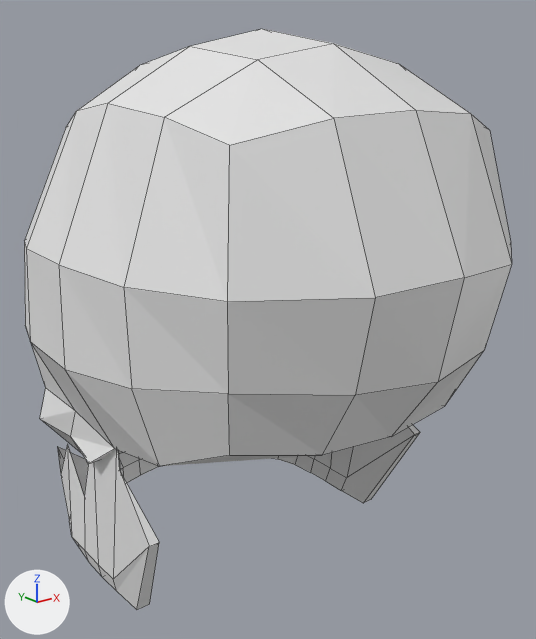
Before and after pictures for a commit that changed the Blender file art/models/characters/player_skull/player_skull.blend.
One viewpoint serves both versions: a 50 mm lens placed at (-0.164, -0.209, 0.182), pointed at (0.006, 0.003, 0.097). The lights are fixed; the arrows at lower left show +X, +Y and +Z. The older version comes first. Mesh edges are drawn as thin lines.

Objects in the first picture: 'player_skull'.
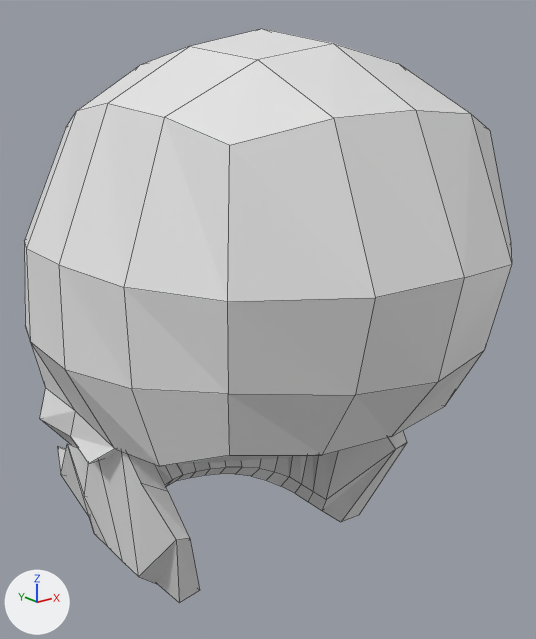
Commit message: Player skull adjusted

Pixel boxes [x1, y1, x2, y2] of what changed, in the pictures (536 x 639 px):
'player_skull', reshaped, modifiers changed (25% shorter): before [24, 29, 512, 610]; after [24, 29, 512, 466]
'player_skull.001', added: after [57, 430, 407, 603]
part 1 of me_cube_001, deleted: before [57, 425, 420, 610]

The change, as a diff of the scene's bpy script:
```diff
--- a/art/models/characters/player_skull/player_skull.blend.py
+++ b/art/models/characters/player_skull/player_skull.blend.py
@@ me_cube_001 @@
 # used by ob_player_skull; location = (0.0, 0.0, 0.0)
-me_cube_001.from_pydata(...)  # 287 vertices, 298 faces; spans x -0.078..0.078, y -0.089..0.108, z 0.001..0.2
+me_cube_001.from_pydata(...)  # 97 vertices, 92 faces; spans x -0.078..0.0, y -0.089..0.108, z 0.024..0.2
+# me_cube_001 part 1: the loose piece of 115 vertices spanning x -0.066..0.066, y -0.025..0.096, z 0.001..0.07 is deleted
+# other edits to the shape of me_cube_001 do not show in these pictures
@@ me_cube_002 @@
+me_cube_002.from_pydata(...)  # 72 vertices, 68 faces; spans x -0.0619..0.0, y -0.0263..0.0936, z 0.0012..0.068
@@ ob_player_skull @@
 ob_player_skull.location = (0.0, 0.0, 0.0)
+_m = ob_player_skull.modifiers.new('Mirror', 'MIRROR')
+_m.use_clip = True
@@ ob_player_skull_001 @@
+ob_player_skull_001 = bpy.data.objects.new('player_skull.001', me_cube_002)
+ob_player_skull_001.location = (0.0, 0.0, 0.0)
+_m = ob_player_skull_001.modifiers.new('Mirror', 'MIRROR')
+_m.use_clip = True
```
